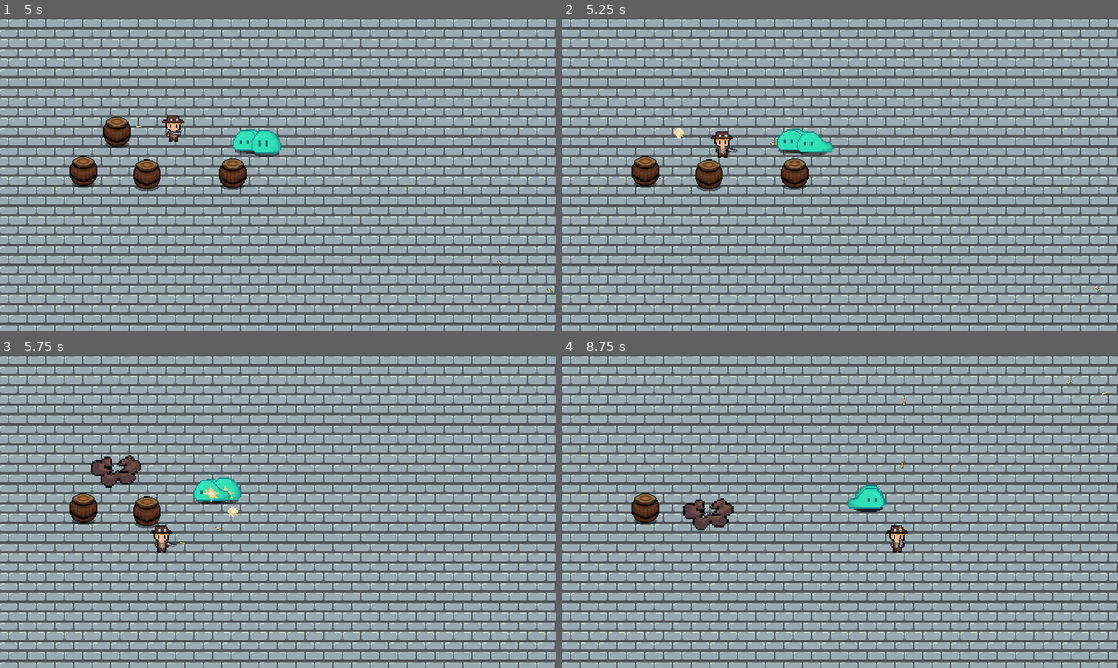
Above: before the commit, frames 1-4 (two rows, left to right).
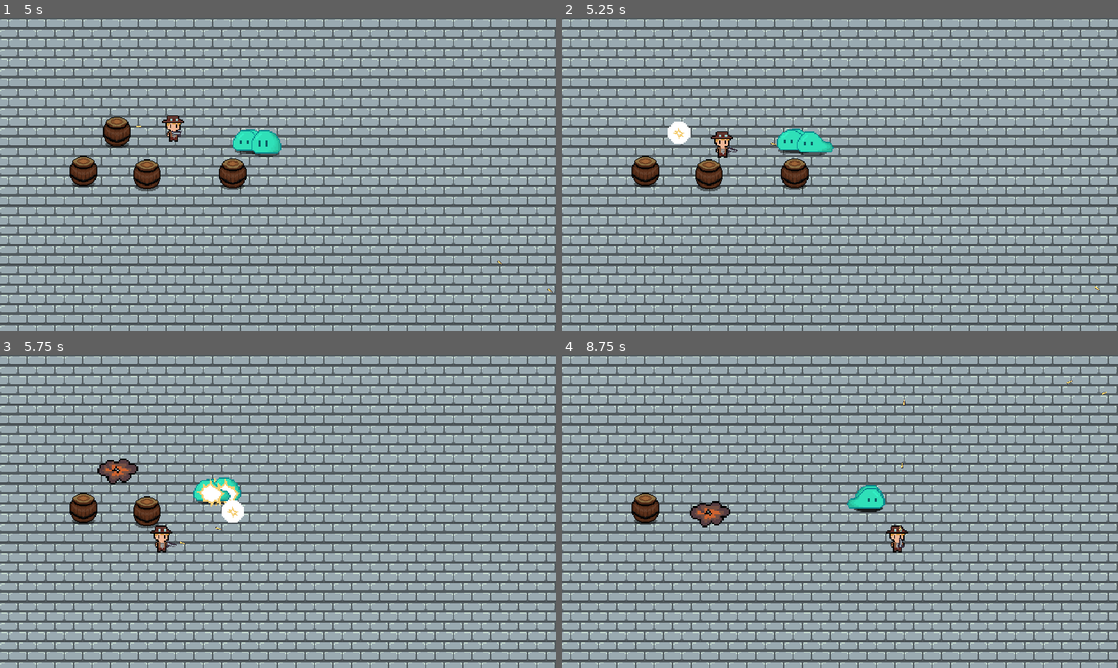
Above: after the commit, the same moments.

Repository: WAIWAI-PARTY/Life-after-people
Game: Godot game, scene res://World.tscn
Same seed, same stepped clock (60 frames per second), same inputs: the game is played once before the commit and once after it.
Inputs (mouse positions are in pixels of both pictures, inside the frame that each line leads up to):
- Up to frame 1 (5 s): move the mouse to (400, 158) at 0.52 s; press the mouse at (400, 158) at 0.53 s; hold D (ui_right) 0.53-1.28 s; move the mouse to (166, 190) at 1.27 s; release the mouse at (166, 190) at 1.28 s; hold S (ui_down) 1.28-2.03 s; click (166, 190) at 1.35 s; move the mouse to (333, 105) at 2.02 s; press the mouse at (333, 105) at 2.03 s; hold D (ui_right) 2.03-2.78 s; move the mouse to (250, 237) at 2.77 s; release the mouse at (250, 237) at 2.78 s; hold W (ui_up) 2.78-3.53 s; click (250, 237) at 2.85 s; move the mouse to (444, 221) at 3.52 s; press the mouse at (444, 221) at 3.53 s; hold A (ui_left) from 3.53 s (still down); move the mouse to (111, 127) at 4.27 s; release the mouse at (111, 127) at 4.28 s; click (111, 127) at 4.35 s
- Up to frame 2 (5.25 s): move the mouse to (867, 174) at 5.02 s; release A (ui_left) at 5.03 s; press the mouse at (867, 174) at 5.03 s; hold S (ui_down) from 5.03 s (still down)
- Up to frame 3 (5.75 s): keep holding S (ui_down)
- Up to frame 4 (8.75 s): move the mouse to (756, 433) at 5.77 s; release S (ui_down) at 5.78 s; release the mouse at (756, 433) at 5.78 s; hold D (ui_right) 5.78-6.53 s; click (756, 433) at 5.85 s; move the mouse to (962, 495) at 6.52 s; press the mouse at (962, 495) at 6.53 s; hold W (ui_up) 6.53-7.28 s; move the mouse to (728, 527) at 7.27 s; release the mouse at (728, 527) at 7.28 s; hold D (ui_right) 7.28-8.03 s; click (728, 527) at 7.35 s; move the mouse to (895, 442) at 8.02 s; press the mouse at (895, 442) at 8.03 s; hold S (ui_down) from 8.03 s (still down)

Frame 1 is identical in both runs. In frame 2, 0.2% of the frame differs, in the area x 19-24%, y 33-41%; in frame 3, 1.0%, in the area x 16-44%, y 32-54%; in frame 4, 0.5%.

Commit message:
lil bit more fix :)

Diff:
--- a/World/Barrel.gd
+++ b/World/Barrel.gd
@@ -2,7 +2,5 @@
 onready var anim = $AnimationPlayer
 func _on_hurtbox_area_entered(_area):
 	anim.play("anim")
-
-
-func _on_AnimationPlayer_animation_finished(anim_name):
+func explosion_finished():
 	queue_free()
--- a/World/Barrel.tscn
+++ b/World/Barrel.tscn
@@ -1,12 +1,12 @@
-[gd_scene load_steps=9 format=2]
+[gd_scene load_steps=10 format=2]
 
 [ext_resource path="res://imports/barrel.png" type="Texture" id=1]
 [ext_resource path="res://hitandhurt/hurtbox.tscn" type="PackedScene" id=2]
 [ext_resource path="res://World/Barrel.gd" type="Script" id=3]
 [ext_resource path="res://hitandhurt/hitbox.tscn" type="PackedScene" id=4]
 
-[sub_resource type="Animation" id=4]
-resource_name = "anim"
+[sub_resource type="Animation" id=5]
+length = 0.001
 tracks/0/type = "value"
 tracks/0/path = NodePath("Sprite:frame")
 tracks/0/interp = 1
@@ -14,10 +14,10 @@
 tracks/0/imported = false
 tracks/0/enabled = true
 tracks/0/keys = {
-"times": PoolRealArray( 0, 0.1, 0.2, 0.3, 0.4, 0.5, 0.6, 0.7, 0.8, 0.9 ),
-"transitions": PoolRealArray( 1, 1, 1, 1, 1, 1, 1, 1, 1, 1 ),
-"update": 1,
-"values": [ 1, 2, 3, 4, 5, 6, 7, 8, 9, 10 ]
+"times": PoolRealArray( 0 ),
+"transitions": PoolRealArray( 1 ),
+"update": 0,
+"values": [ 0 ]
 }
 tracks/1/type = "value"
 tracks/1/path = NodePath("hitbox/CollisionShape2D:disabled")
@@ -26,10 +26,52 @@
 tracks/1/imported = false
 tracks/1/enabled = true
 tracks/1/keys = {
-"times": PoolRealArray( 0, 1 ),
+"times": PoolRealArray( 0 ),
+"transitions": PoolRealArray( 1 ),
+"update": 0,
+"values": [ true ]
+}
+
+[sub_resource type="Animation" id=4]
+resource_name = "anim"
+length = 1.1
+tracks/0/type = "value"
+tracks/0/path = NodePath("Sprite:frame")
+tracks/0/interp = 1
+tracks/0/loop_wrap = true
+tracks/0/imported = false
+tracks/0/enabled = true
+tracks/0/keys = {
+"times": PoolRealArray( 0, 0.1, 0.2, 0.3, 0.4, 0.5, 0.6, 0.7, 0.8, 0.9, 1 ),
+"transitions": PoolRealArray( 1, 1, 1, 1, 1, 1, 1, 1, 1, 1, 1 ),
+"update": 1,
+"values": [ 0, 1, 2, 3, 4, 5, 6, 7, 8, 9, 10 ]
+}
+tracks/1/type = "value"
+tracks/1/path = NodePath("hitbox/CollisionShape2D:disabled")
+tracks/1/interp = 1
+tracks/1/loop_wrap = true
+tracks/1/imported = false
+tracks/1/enabled = true
+tracks/1/keys = {
+"times": PoolRealArray( 0.1, 0.5 ),
 "transitions": PoolRealArray( 1, 1 ),
 "update": 1,
 "values": [ false, true ]
+}
+tracks/2/type = "method"
+tracks/2/path = NodePath(".")
+tracks/2/interp = 1
+tracks/2/loop_wrap = true
+tracks/2/imported = false
+tracks/2/enabled = true
+tracks/2/keys = {
+"times": PoolRealArray( 1.1 ),
+"transitions": PoolRealArray( 1 ),
+"values": [ {
+"args": [  ],
+"method": "explosion_finished"
+} ]
 }
 
 [sub_resource type="CapsuleShape2D" id=2]
@@ -53,6 +95,7 @@
 hframes = 11
 
 [node name="AnimationPlayer" type="AnimationPlayer" parent="."]
+anims/RESET = SubResource( 5 )
 anims/anim = SubResource( 4 )
 
 [node name="CollisionShape2D" type="CollisionShape2D" parent="."]
@@ -78,7 +121,6 @@
 shape = SubResource( 3 )
 disabled = true
 
-[connection signal="animation_finished" from="AnimationPlayer" to="." method="_on_AnimationPlayer_animation_finished"]
 [connection signal="area_entered" from="hurtbox" to="." method="_on_hurtbox_area_entered"]
 
 [editable path="hurtbox"]
